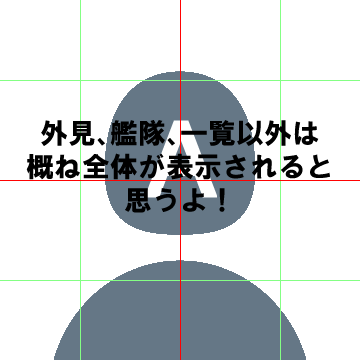
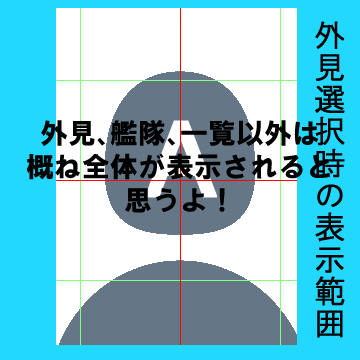
Comparing the layer stacks of the two 360 x 360 images. Changes:
showed "外見選択の表示範囲" over [0, 0, 360, 360]
